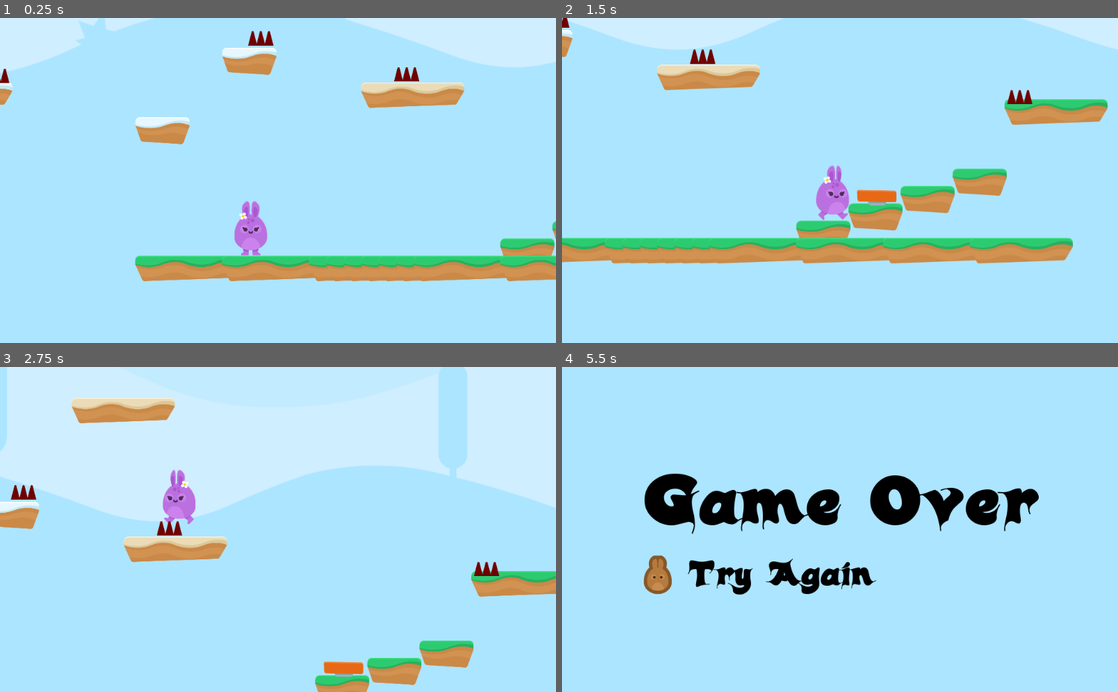
Above: before the commit, frames 1-4 (two rows, left to right).
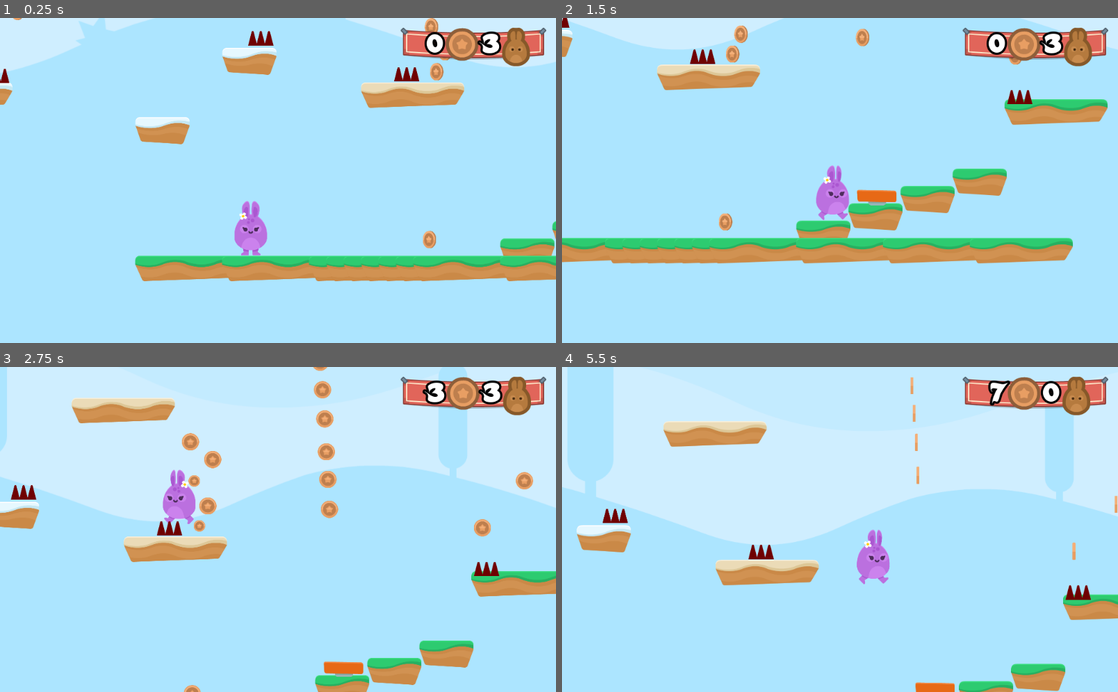
Above: after the commit, the same moments.

Repository: Roopaish/Godot-Game-Development
Game: Godot game, scene res://Levels/Level1.tscn
The game is run twice, just before and just after one commit, with the same random seed, the same clock (stepped at 60 frames per second) and the same inputs.
Inputs:
- Up to frame 1 (0.25 s): no input
- Up to frame 2 (1.5 s): hold Right (right) from 0.53 s (still down); tap Up (jump) at 0.77 s
- Up to frame 3 (2.75 s): tap Up (jump) at 1.52 s; release Right (right) at 2.03 s; hold Left (left) from 2.03 s (still down)
- Up to frame 4 (5.5 s): release Left (left) at 2.78 s; hold Right (right) 2.78-4.28 s; tap Up (jump) at 3.02, 3.77, 4.52 s; hold Left (left) 4.28-5.03 s; hold Right (right) from 5.03 s (still down)

The runs differ from the first frame. In frame 1, 2.6% of the frame differs, in the area x 2-99%, y 0-71%; in frame 2, 2.8%; in frame 3, 3.9%; in frame 4, 40%, in the area x 0-100%, y 0-100%.

Commit message:
coins and GUI

Diff:
--- /dev/null
+++ b/Hoppy Days/GUI/GUI.gd
@@ -0,0 +1,8 @@
+extends CanvasLayer
+
+func _ready():
+	$Control/TextureRect/HBoxContainer/LifeCount.text = "3"
+
+func update_GUI(lives_left, coins):
+	$Control/TextureRect/HBoxContainer/LifeCount.text = str(lives_left)
+	$Control/TextureRect/HBoxContainer/CoinCount.text = str(coins)
--- /dev/null
+++ b/Hoppy Days/GUI/GUI.tscn
@@ -0,0 +1,75 @@
+[gd_scene load_steps=7 format=2]
+
+[ext_resource path="res://GFX/HUD/bannerHanging.png" type="Texture" id=1]
+[ext_resource path="res://Fonts/candles_.ttf" type="DynamicFontData" id=2]
+[ext_resource path="res://GFX/HUD/coin_bronze.png" type="Texture" id=3]
+[ext_resource path="res://GFX/HUD/lifes.png" type="Texture" id=4]
+[ext_resource path="res://GUI/GUI.gd" type="Script" id=5]
+
+[sub_resource type="DynamicFont" id=1]
+size = 48
+outline_size = 4
+outline_color = Color( 0, 0, 0, 1 )
+use_filter = true
+font_data = ExtResource( 2 )
+
+[node name="GUI" type="CanvasLayer" groups=[
+"GUI",
+]]
+script = ExtResource( 5 )
+
+[node name="Control" type="Control" parent="."]
+anchor_right = 1.0
+anchor_bottom = 1.0
+__meta__ = {
+"_edit_use_anchors_": false
+}
+
+[node name="TextureRect" type="TextureRect" parent="Control"]
+anchor_left = 1.0
+anchor_right = 1.0
+margin_left = -286.0
+margin_top = 18.0
+margin_bottom = 59.0
+texture = ExtResource( 1 )
+__meta__ = {
+"_edit_use_anchors_": false
+}
+
+[node name="HBoxContainer" type="HBoxContainer" parent="Control/TextureRect"]
+anchor_right = 1.0
+anchor_bottom = 1.0
+alignment = 1
+__meta__ = {
+"_edit_use_anchors_": false
+}
+
+[node name="CoinCount" type="Label" parent="Control/TextureRect/HBoxContainer"]
+margin_left = 40.0
+margin_top = 4.0
+margin_right = 72.0
+margin_bottom = 66.0
+custom_fonts/font = SubResource( 1 )
+text = "0"
+align = 2
+
+[node name="CoinIcon" type="TextureRect" parent="Control/TextureRect/HBoxContainer"]
+margin_left = 76.0
+margin_right = 136.0
+margin_bottom = 71.0
+texture = ExtResource( 3 )
+
+[node name="LifeCount" type="Label" parent="Control/TextureRect/HBoxContainer"]
+margin_left = 140.0
+margin_top = 4.0
+margin_right = 189.0
+margin_bottom = 66.0
+custom_fonts/font = SubResource( 1 )
+text = "10"
+align = 2
+
+[node name="LifeIcon" type="TextureRect" parent="Control/TextureRect/HBoxContainer"]
+margin_left = 193.0
+margin_right = 245.0
+margin_bottom = 71.0
+texture = ExtResource( 4 )
--- a/Hoppy Days/Hazards/Hazards.gd
+++ b/Hoppy Days/Hazards/Hazards.gd
@@ -1,4 +1,5 @@
 extends Area2D
 
 func _on_SpikeTop_body_entered(body):
-		body.hurt()
+#	body.hurt()
+	get_tree().call_group("Gamestate", "hurt")
--- /dev/null
+++ b/Hoppy Days/Items/Coin.gd
@@ -0,0 +1,13 @@
+extends Node2D
+
+var taken = false
+
+func _on_Area2D_body_entered(body):
+	if not taken:
+		taken = true
+		$AnimationPlayer.play("die")
+		$AudioStreamPlayer.play()
+		get_tree().call_group("Gamestate", "coin_up")
+
+func die():
+	queue_free()
--- /dev/null
+++ b/Hoppy Days/Items/Coin.tscn
@@ -0,0 +1,75 @@
+[gd_scene load_steps=10 format=2]
+
+[ext_resource path="res://Items/Coin.gd" type="Script" id=1]
+[ext_resource path="res://GFX/Items/bronze_4.png" type="Texture" id=2]
+[ext_resource path="res://SFX/coin_SFX.wav" type="AudioStream" id=3]
+[ext_resource path="res://GFX/Items/bronze_3.png" type="Texture" id=4]
+[ext_resource path="res://GFX/Items/bronze_1.png" type="Texture" id=5]
+[ext_resource path="res://GFX/Items/bronze_2.png" type="Texture" id=6]
+
+[sub_resource type="SpriteFrames" id=1]
+animations = [ {
+"frames": [ ExtResource( 5 ), ExtResource( 6 ), ExtResource( 4 ), ExtResource( 2 ), ExtResource( 4 ), ExtResource( 6 ) ],
+"loop": true,
+"name": "spin",
+"speed": 10.0
+} ]
+
+[sub_resource type="CircleShape2D" id=2]
+radius = 43.057
+
+[sub_resource type="Animation" id=3]
+resource_name = "die"
+length = 0.5
+tracks/0/type = "value"
+tracks/0/path = NodePath(".:scale")
+tracks/0/interp = 1
+tracks/0/loop_wrap = true
+tracks/0/imported = false
+tracks/0/enabled = true
+tracks/0/keys = {
+"times": PoolRealArray( 0, 0.2, 0.5 ),
+"transitions": PoolRealArray( 1, 1, 1 ),
+"update": 0,
+"values": [ Vector2( 0.01, 0.01 ), Vector2( 1.5, 1.5 ), Vector2( 0, 0 ) ]
+}
+tracks/1/type = "method"
+tracks/1/path = NodePath(".")
+tracks/1/interp = 1
+tracks/1/loop_wrap = true
+tracks/1/imported = false
+tracks/1/enabled = true
+tracks/1/keys = {
+"times": PoolRealArray( 0.5 ),
+"transitions": PoolRealArray( 1 ),
+"values": [ {
+"args": [  ],
+"method": "die"
+} ]
+}
+
+[node name="Coin" type="Node2D"]
+scale = Vector2( 0.755, 0.755 )
+script = ExtResource( 1 )
+
+[node name="AnimatedSprite" type="AnimatedSprite" parent="."]
+frames = SubResource( 1 )
+animation = "spin"
+frame = 3
+playing = true
+
+[node name="Area2D" type="Area2D" parent="."]
+collision_layer = 8
+
+[node name="CollisionShape2D" type="CollisionShape2D" parent="Area2D"]
+visible = false
+shape = SubResource( 2 )
+
+[node name="AudioStreamPlayer" type="AudioStreamPlayer" parent="."]
+stream = ExtResource( 3 )
+volume_db = -5.0
+
+[node name="AnimationPlayer" type="AnimationPlayer" parent="."]
+anims/die = SubResource( 3 )
+
+[connection signal="body_entered" from="Area2D" to="." method="_on_Area2D_body_entered"]
--- a/Hoppy Days/Items/JumpPad.tscn
+++ b/Hoppy Days/Items/JumpPad.tscn
@@ -37,6 +37,9 @@
 "values": [ "boost", "default" ]
 }
 
+[sub_resource type="Animation" id=4]
+resource_name = "hello"
+
 [node name="JumpPad" type="Area2D"]
 collision_layer = 8
 script = ExtResource( 3 )
@@ -52,5 +55,6 @@
 
 [node name="AnimationPlayer" type="AnimationPlayer" parent="."]
 anims/boost = SubResource( 3 )
+anims/hello = SubResource( 4 )
 
 [connection signal="body_entered" from="." to="." method="_on_JumpPad_body_entered"]
--- /dev/null
+++ b/Hoppy Days/Levels/GameState.gd
@@ -0,0 +1,34 @@
+extends Node2D
+
+var lives = 3
+var coins = 0
+var target_number_of_coins = 10
+
+func _ready():
+	add_to_group("Gamestate")
+	update_GUI() # just to show correct number at start when changing lives value
+
+func hurt():
+	lives -= 1
+	$Player.hurt()
+	update_GUI()
+	if lives < 0:
+		end_game()
+
+func update_GUI():
+	get_tree().call_group("GUI", "update_GUI", lives, coins)
+
+func coin_up():
+	coins += 1
+	update_GUI()
+
+	var multiple_of_coins = (coins % target_number_of_coins) == 0
+	if multiple_of_coins:
+		life_up()
+
+func life_up():
+	lives += 1
+	update_GUI()
+
+func end_game():
+	get_tree().change_scene("res://Levels/GameOver.tscn")
--- a/Hoppy Days/Levels/Level1.tscn
+++ b/Hoppy Days/Levels/Level1.tscn
@@ -1,12 +1,16 @@
-[gd_scene load_steps=6 format=2]
+[gd_scene load_steps=9 format=2]
 
 [ext_resource path="res://Player/Player.tscn" type="PackedScene" id=1]
 [ext_resource path="res://Levels/Tileset.tres" type="TileSet" id=2]
 [ext_resource path="res://Hazards/SpikeTop.tscn" type="PackedScene" id=3]
 [ext_resource path="res://SFX/Summer_Park.ogg" type="AudioStream" id=4]
 [ext_resource path="res://Items/JumpPad.tscn" type="PackedScene" id=5]
+[ext_resource path="res://Levels/GameState.gd" type="Script" id=6]
+[ext_resource path="res://GUI/GUI.tscn" type="PackedScene" id=7]
+[ext_resource path="res://Items/Coin.tscn" type="PackedScene" id=8]
 
 [node name="Level1" type="Node2D"]
+script = ExtResource( 6 )
 
 [node name="Player" parent="." instance=ExtResource( 1 )]
 position = Vector2( 1694.14, 1140.1 )
@@ -59,3 +63,85 @@
 stream = ExtResource( 4 )
 volume_db = -10.0
 autoplay = true
+
+[node name="GUI" parent="." instance=ExtResource( 7 )]
+
+[node name="Coins" type="Node" parent="."]
+
+[node name="Coin" parent="Coins" instance=ExtResource( 8 )]
+position = Vector2( 2352.13, 1464.89 )
+
+[node name="Coin2" parent="Coins" instance=ExtResource( 8 )]
+position = Vector2( 2378.5, 845.228 )
+
+[node name="Coin3" parent="Coins" instance=ExtResource( 8 )]
+position = Vector2( 2409.62, 771.689 )
+
+[node name="Coin4" parent="Coins" instance=ExtResource( 8 )]
+position = Vector2( 2359.63, 679.33 )
+
+[node name="Coin5" parent="Coins" instance=ExtResource( 8 )]
+position = Vector2( 2427.51, 600.134 )
+
+[node name="Coin6" parent="Coins" instance=ExtResource( 8 )]
+position = Vector2( 2345.49, 535.08 )
+
+[node name="Coin7" parent="Coins" instance=ExtResource( 8 )]
+position = Vector2( 2823.49, 240.924 )
+
+[node name="Coin8" parent="Coins" instance=ExtResource( 8 )]
+position = Vector2( 2831.98, 342.747 )
+
+[node name="Coin9" parent="Coins" instance=ExtResource( 8 )]
+position = Vector2( 2840.46, 450.227 )
+
+[node name="Coin10" parent="Coins" instance=ExtResource( 8 )]
+position = Vector2( 2846.12, 571.85 )
+
+[node name="Coin11" parent="Coins" instance=ExtResource( 8 )]
+position = Vector2( 2851.78, 673.673 )
+
+[node name="Coin12" parent="Coins" instance=ExtResource( 8 )]
+position = Vector2( 2857.43, 783.982 )
+
+[node name="Coin13" parent="Coins" instance=ExtResource( 8 )]
+position = Vector2( 1120.78, 450.227 )
+
+[node name="Coin14" parent="Coins" instance=ExtResource( 8 )]
+position = Vector2( 1129.26, 331.433 )
+
+[node name="Coin15" parent="Coins" instance=ExtResource( 8 )]
+position = Vector2( 698.856, 841.126 )
+
+[node name="Coin16" parent="Coins" instance=ExtResource( 8 )]
+position = Vector2( 744.162, 727.861 )
+
+[node name="Coin17" parent="Coins" instance=ExtResource( 8 )]
+position = Vector2( 834.774, 622.147 )
+
+[node name="Coin18" parent="Coins" instance=ExtResource( 8 )]
+position = Vector2( 929.161, 539.086 )
+
+[node name="Coin19" parent="Coins" instance=ExtResource( 8 )]
+position = Vector2( 3420.99, 852.452 )
+
+[node name="Coin20" parent="Coins" instance=ExtResource( 8 )]
+position = Vector2( 3575.79, 678.779 )
+
+[node name="Coin21" parent="Coins" instance=ExtResource( 8 )]
+position = Vector2( 3847.62, 278.576 )
+
+[node name="Coin22" parent="Coins" instance=ExtResource( 8 )]
+position = Vector2( 4251.6, 690.106 )
+
+[node name="Coin23" parent="Coins" instance=ExtResource( 8 )]
+position = Vector2( 4160.99, 584.392 )
+
+[node name="Coin24" parent="Coins" instance=ExtResource( 8 )]
+position = Vector2( 4451.7, 999.696 )
+
+[node name="Coin25" parent="Coins" instance=ExtResource( 8 )]
+position = Vector2( 4542.31, 1143.17 )
+
+[node name="Coin26" parent="Coins" instance=ExtResource( 8 )]
+position = Vector2( 7591.8, 1411.49 )
--- a/Hoppy Days/Player/Player.gd
+++ b/Hoppy Days/Player/Player.gd
@@ -8,8 +8,6 @@
 const JUMP_SPEED = 2500
 const WORLD_LIMIT = 4000
 const BOOST_MULTIPLIER = 1.5
-
-var lives = 3
 
 signal animate
 
@@ -31,7 +29,7 @@
 # Keep on increasing down position(gravity or down speed), only if the sprite is not on the floor
 func apply_gravity():
 	if position.y > WORLD_LIMIT:
-		end_game()
+		get_tree().call_group("Gamestate", "end_game")
 	if is_on_floor():
 		motion.y = 0
 	elif is_on_ceiling():
@@ -48,8 +46,6 @@
 func animate():
 	emit_signal("animate", motion)
 
-func end_game():
-	get_tree().change_scene("res://Levels/GameOver.tscn")
 
 func hurt():
 	# move_and_slide runs at 60fps, so gravity will act on it immediately
@@ -57,11 +53,10 @@
 	position.y -= 1 # move up by 1 px
 	yield(get_tree(),"idle_frame") # wait for a frame, then jump (to bypass gravity)
 	motion.y -= JUMP_SPEED
-	lives -= 1
 
 	$PainSFX.play()
-	if lives == 0:
-		end_game()
+#	if lives == 0:
+#		end_game()
 
 func boost():
 	position.y -= 1
Not shown: 1 places in Hoppy Days/Items/JumpPad.tscn that only renumber resources
Not shown, changed: README.md
